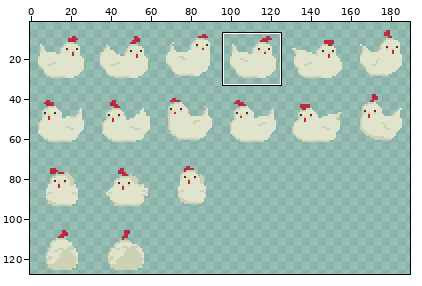
One commit to this sprite sheet: img/chicken2.png. Above, an overview of the earlier version with the close-up marked.
Close-up. Earlier state:
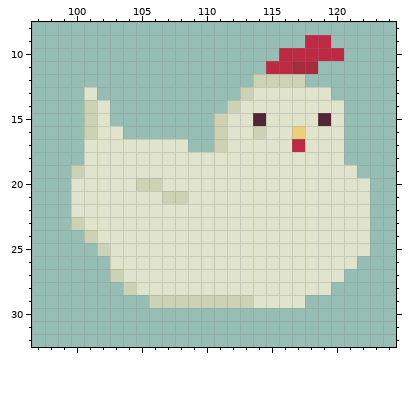
The file is 192x128 pixels. Shown: x 97..124, y 8..32. The wide view leaves out empty margins. The commit also changed other parts of the picture, which this record leaves out.
The result:
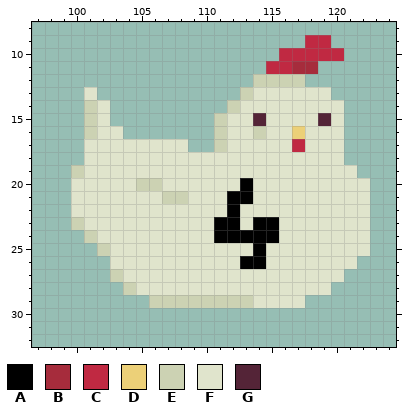
Palette (. is transparent): A #000000  B #a62c3c  C #c02942  D #ecd078  E #ccd2b3  F #e0e4cc  G #542437
Change:
{"y":20,"x":113,"old":"F","new":"A"}
{"y":21,"x":112,"old":"FF","new":"AA"}
{"y":22,"x":112,"old":"F","new":"A"}
{"y":23,"x":111,"old":"FF","new":"AA"}
{"y":23,"x":114,"old":"FF","new":"AA"}
{"y":24,"x":111,"old":"FFFFF","new":"AAAAA"}
{"y":25,"x":114,"old":"F","new":"A"}
{"y":26,"x":113,"old":"FF","new":"AA"}
{"label":"changed","picture_box":[214,178,279,269]}
